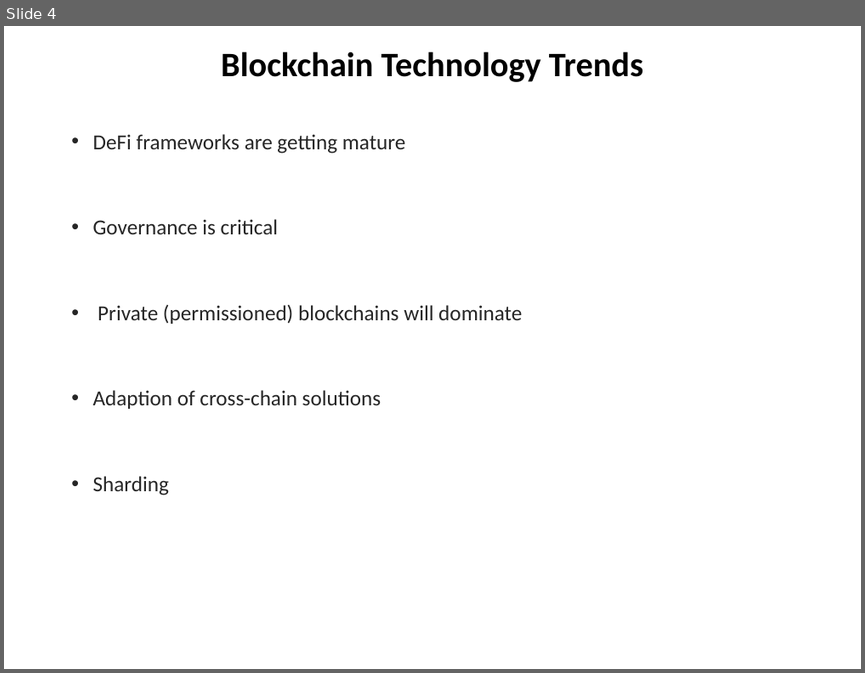
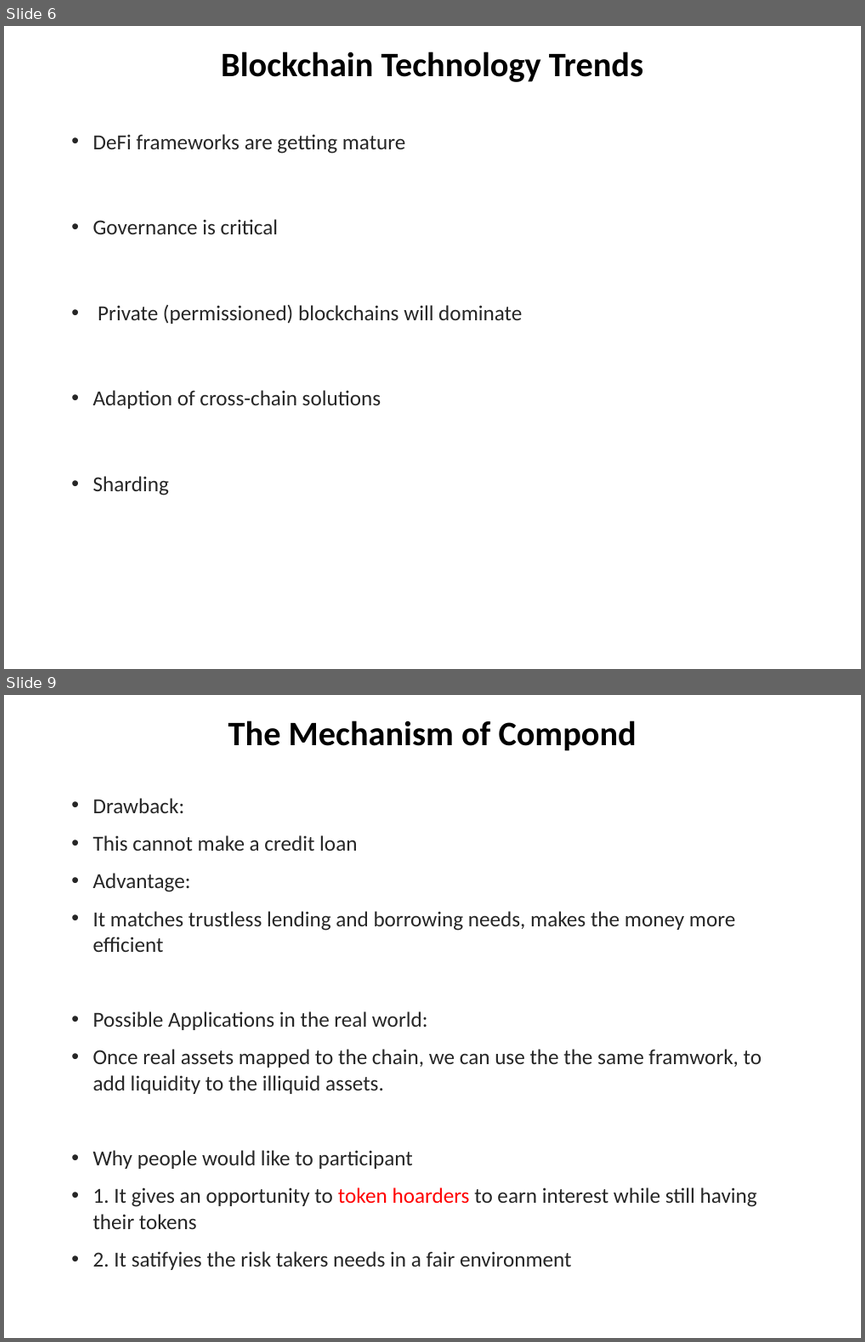
Before and after one commit to chuacw/SGUS-Slides, a slide deck: BCI - Day1 - Intro 1 Blockchain Technology Trends.pptx. Shown one above the other, each under a label of ours: slide 4 before the commit, slides 6 and 9 after it; the slides between them are not shown. The pictures are 865x673 and 865x1342 pixels, drawn with LibreOffice and Linux fonts; fonts in the diff are those of the drawing. Boxes give left, top, right and bottom in pixels: in the first picture for what was removed or moved away, otherwise in the second. Text is boxed around its words. In the diff, an @@ line names an element or a change of style, - is before the commit and + after.

```diff
--- a/BCI - Day1 - Intro 1 Blockchain Technology Trends.pptx
+++ b/BCI - Day1 - Intro 1 Blockchain Technology Trends.pptx
@@ slide 9 added at box(4, 695, 861, 1338), background #FFFFFF @@
@@ title added at box(228, 721, 636, 751), 28.8 pt, text #000000, bold @@
+The Mechanism of Compond
@@ text added at box(93, 798, 761, 1270), 18 pt, text #262626 @@
+• Drawback:
+• This cannot make a credit loan
+• Advantage:
+• It matches trustless lending and borrowing needs, makes the money more efficient
+• Possible Applications in the real world:
+• Once real assets mapped to the chain, we can use the the same framwork, to add liquidity to the illiquid assets.
+• Why people would like to participant
+• 1. It gives an opportunity to token hoarders to earn interest while still having their tokens
+• 2. It satifyies the risk takers needs in a fair environment
@@ what was slide 4 is now slide 6 @@
```
Also in this commit, not shown: 8 slides changed, 12 other slides added, 3 other files.
